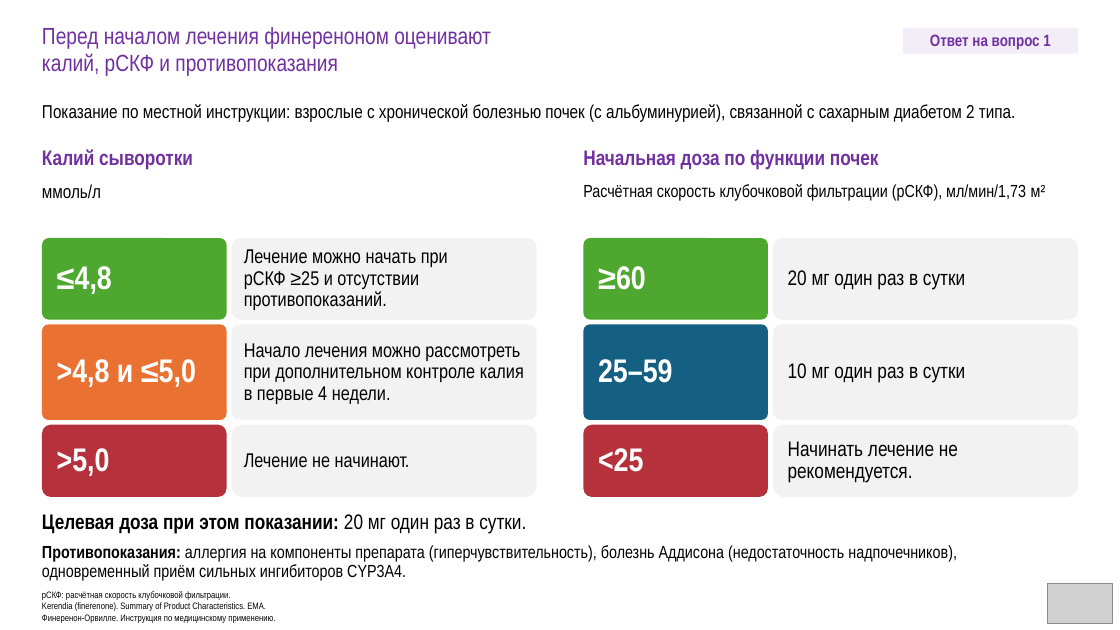
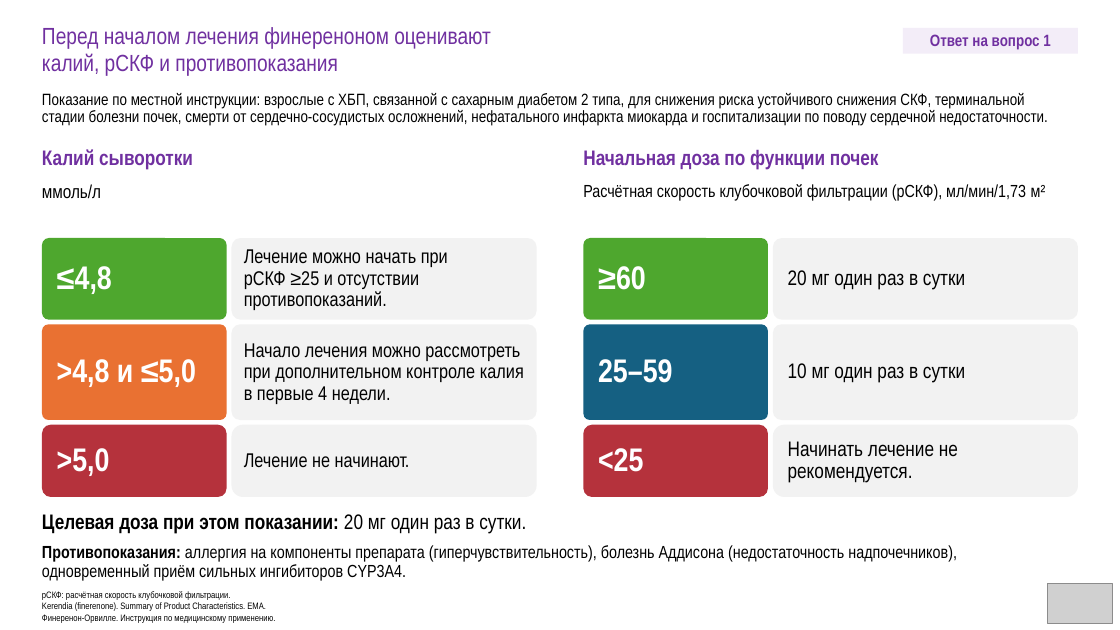
Before and after one commit to drabdulbosit1-eng/my-test-cloud, a slide deck: slide 32 of finerenone/Finerenone_Levin_reviewed.pptx. Drawn at 1120x630 pixels with LibreOffice and Linux fonts; fonts in the diff are those of the drawing; grey boxes stand for pictures. Boxes give left, top, right and bottom in pixels: in the first picture for what was removed or moved away, otherwise in the second. Text is boxed around its words. In the diff, an @@ line names an element or a change of style, - is before the commit and + after.

```diff
--- a/finerenone/Finerenone_Levin_reviewed.pptx
+++ b/finerenone/Finerenone_Levin_reviewed.pptx
@@ text at (42, 93, 1048, 126): text changed; size 16 to 14 pt @@
-Показание по местной инструкции: взрослые с хронической болезнью почек (с альбуминурией), связанной с сахарным диабетом 2 типа.
+Показание по местной инструкции: взрослые с ХБП, связанной с сахарным диабетом 2 типа, для снижения риска устойчивого снижения СКФ, терминальной стадии болезни почек, смерти от сердечно-сосудистых осложнений, нефатального инфаркта миокарда и госпитализации по поводу сердечной недостаточности.
```
Also in this commit, not shown: 9 other slides changed, 5 other files.
